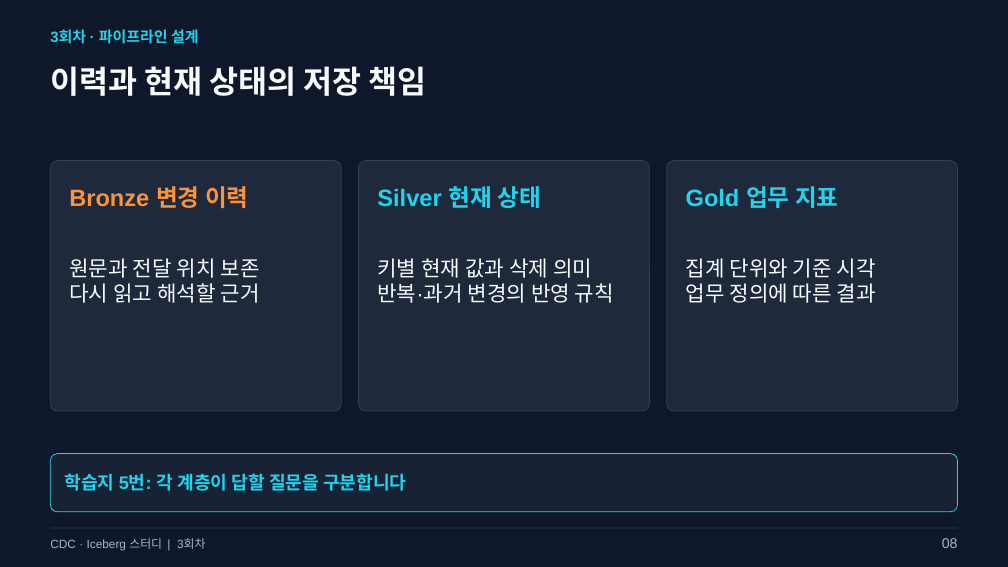
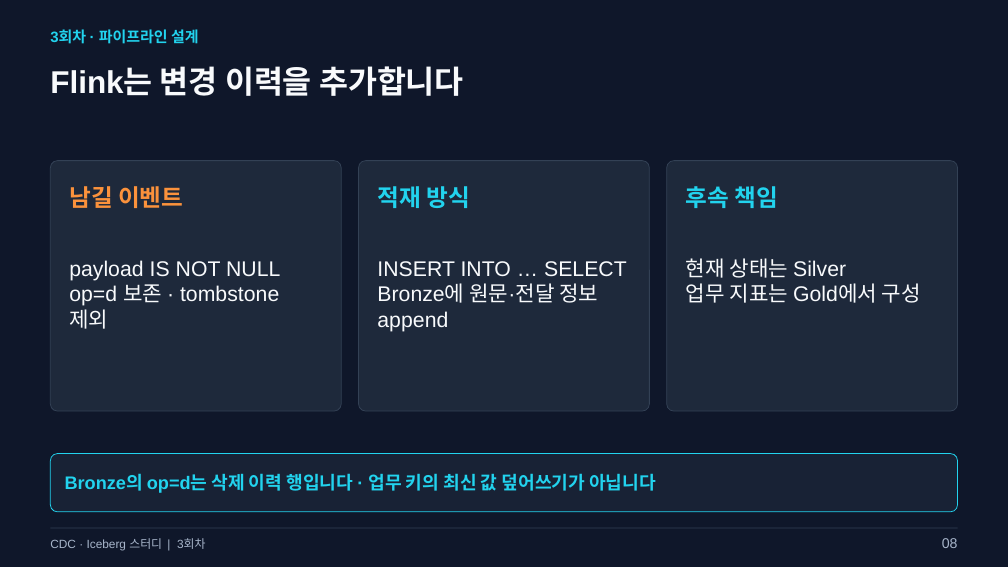
Before and after one commit to kim-dabin/cdc-lakehouse-study, a slide deck: slide 8 of labs/session03/slides/03-session03.pptx. Drawn at 1008x567 pixels with LibreOffice and Linux fonts; fonts in the diff are those of the drawing. Boxes give left, top, right and bottom in pixels: in the first picture for what was removed or moved away, otherwise in the second. Text is boxed around its words. In the diff, an @@ line names an element or a change of style, - is before the commit and + after.

Commit message:
Align Session 3 with Flink Bronze design and Iceberg commits

```diff
--- a/labs/session03/slides/03-session03.pptx
+++ b/labs/session03/slides/03-session03.pptx
@@ text at <box>50,66,464,96</box>: text changed @@
-이력과 현재 상태의 저장 책임
+Flink는 변경 이력을 추가합니다
@@ text at <box>69,186,183,208</box>: text changed @@
-Bronze 변경 이력
+남길 이벤트
@@ text at <box>377,186,470,208</box>: text changed @@
-Silver 현재 상태
+적재 방식
@@ text at <box>686,186,778,208</box>: text changed @@
-Gold 업무 지표
+후속 책임
@@ text at <box>69,260,280,329</box>: text changed @@
-원문과 전달 위치 보존
-다시 읽고 해석할 근거
+payload IS NOT NULL
+op=d 보존 · tombstone 제외
@@ text at <box>377,261,627,332</box>: text changed @@
-키별 현재 값과 삭제 의미
-반복·과거 변경의 반영 규칙
+INSERT INTO … SELECT
+Bronze에 원문·전달 정보 append
@@ text at <box>686,258,921,303</box>: text changed @@
-집계 단위와 기준 시각
-업무 정의에 따른 결과
+현재 상태는 Silver
+업무 지표는 Gold에서 구성
@@ text at <box>65,473,656,493</box>: text changed @@
-학습지 5번: 각 계층이 답할 질문을 구분합니다
+Bronze의 op=d는 삭제 이력 행입니다 · 업무 키의 최신 값 덮어쓰기가 아닙니다
```
Also in this commit, not shown: 8 other slides changed, 1 slide added, 1 slide removed, 7 other files.
